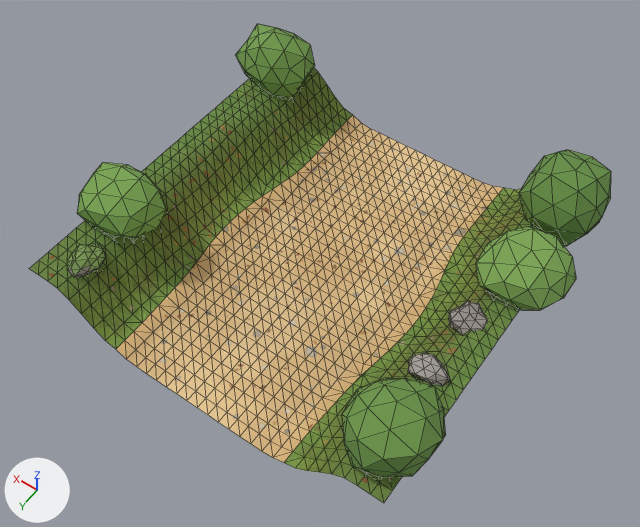
The glTF model assets/3D/forest_tiles/forest_border_path_NS.glb: old version first, new version second.
Camera for both pictures: a 50 mm lens placed at (-3.23, 4.58, 7.16), pointed at (-0.11, 0.22, 0.3). Every picture has the same lights, and +X, +Y and +Z are marked at lower left. The first picture is the older version. Mesh edges are drawn as thin lines. Objects named as collision shapes, trigger or cutter boxes, shadow casters or lower levels of detail are left out. Where no turn or scale is listed for an object, it has been applied to the vertices. Vertices at exactly the same position are counted once.

Objects in the first picture: 'border_path_NS_Ground', 'border_path_NS_Undergrowth'.
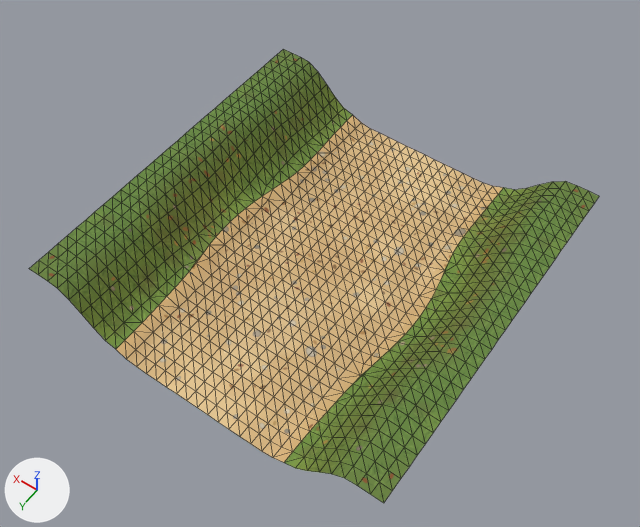
Pixel boxes [x1, y1, x2, y2] of what changed, in the pictures (640 x 527 px):
'border_path_NS_Ground', reshaped (6% wider): before [29, 68, 565, 503]; after [29, 49, 599, 503]
'border_path_NS_Undergrowth', deleted: before [67, 24, 611, 478]
part 1 of me_border_path_ns_ground, recoloured: after [391, 427, 404, 447]

The change in detail:
me_border_path_ns_ground is used by ob_border_path_ns_ground; location (0.0, 0.0, 0.0).
me_border_path_ns_ground had 1089 vertices, 2048 faces and spanned x -2.0..2.0, y -2.0..2.0, z -0.08..0.52.
me_border_path_ns_ground now has 1092 vertices, 2049 faces and spans x -2.0..2.0, y -2.0..2.0, z -0.08..0.52.
me_border_path_ns_ground part 1: 1 face spanning x -1.88..-1.75, y 1.38..1.5, z 0.5..0.52 switches from mat_m_forestfloorfirst to mat_m_forestfloor.
Edits to the shape of me_border_path_ns_ground do not show in these pictures.
Object 'border_path_NS_Undergrowth' (ob_border_path_ns_undergrowth) is deleted.
